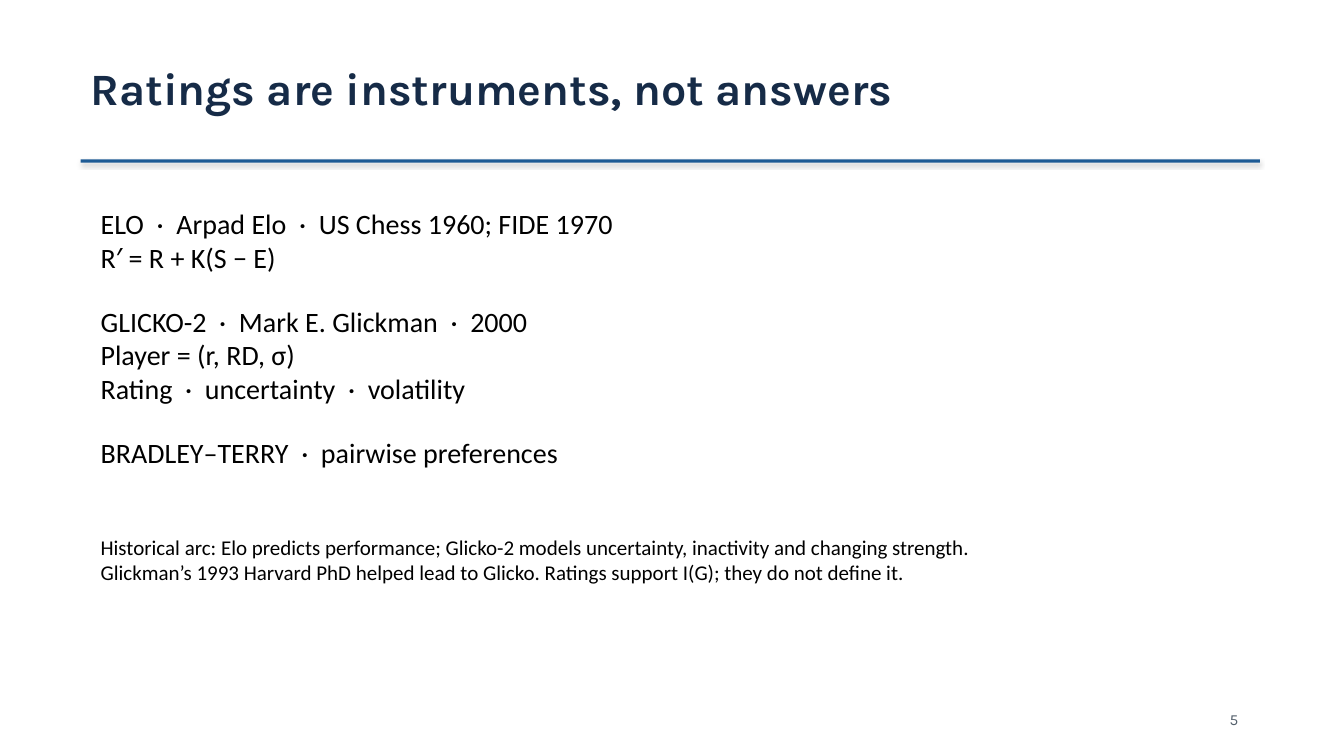
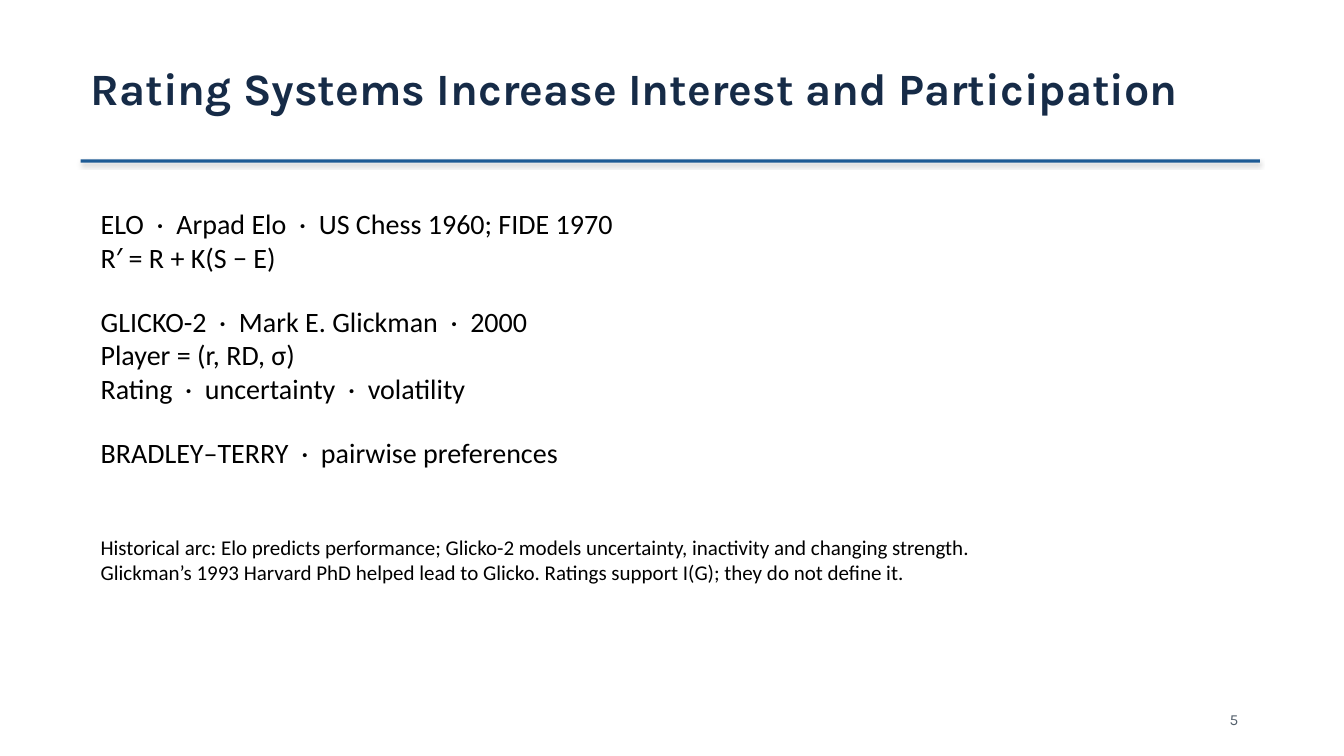
Before and after one commit to stevex24/ludii-research, a slide deck: slide 5 of I_F_presentation/I_F_research_updated.pptx. Drawn at 1344x756 pixels with LibreOffice and Linux fonts; fonts in the diff are those of the drawing. Boxes give left, top, right and bottom in pixels: in the first picture for what was removed or moved away, otherwise in the second. Text is boxed around its words. In the diff, an @@ line names an element or a change of style, - is before the commit and + after.

Commit message:
Revise rating systems slide title

```diff
--- a/I_F_presentation/I_F_research_updated.pptx
+++ b/I_F_presentation/I_F_research_updated.pptx
@@ text at (91, 73, 1178, 116): text changed @@
-Ratings are instruments, not answers
+Rating Systems Increase Interest and Participation
```
